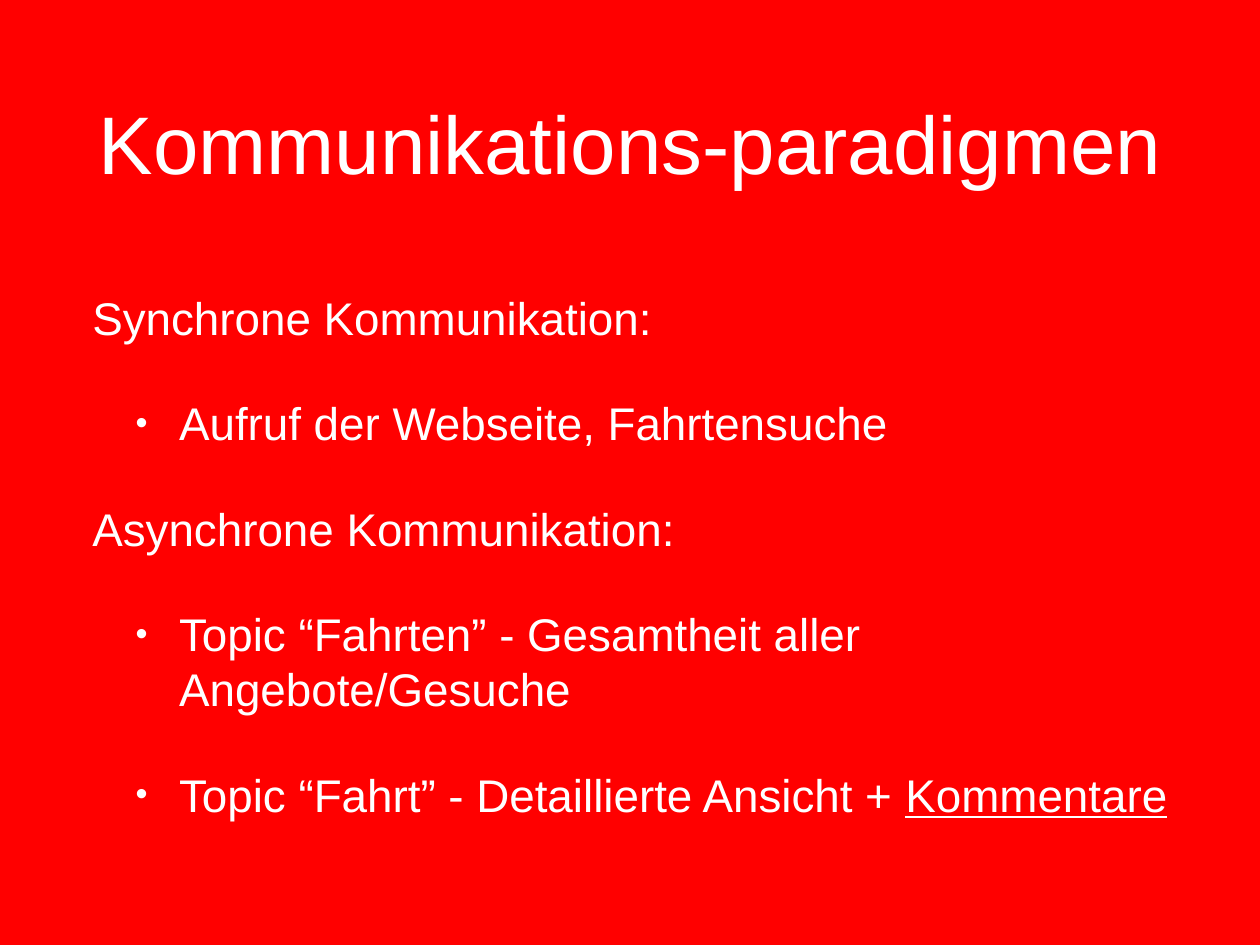
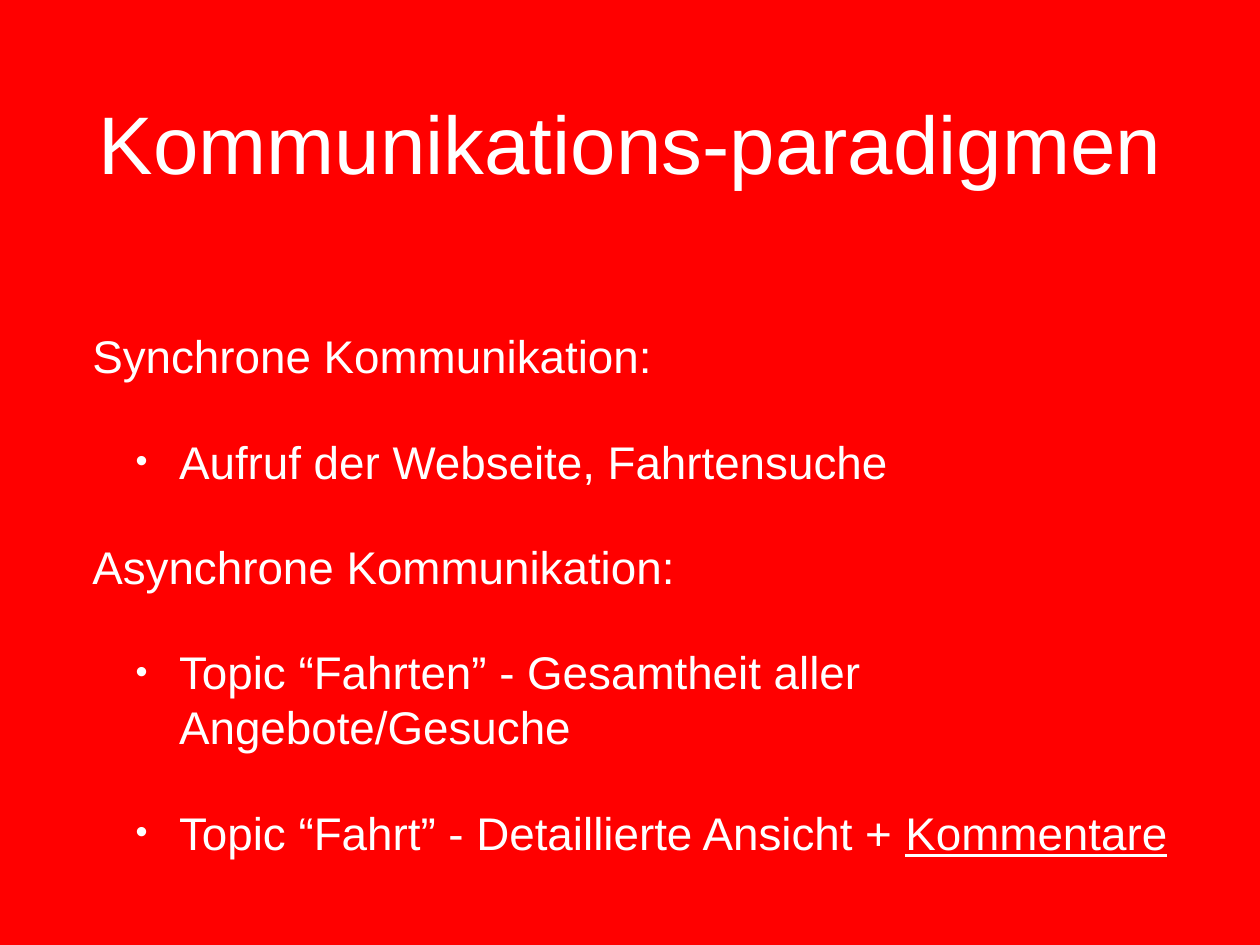
Before and after one commit to kanonenfutter/wba2_team32, a slide deck: slide 4 of Grobkonzept_ppfolien.pptx. Drawn at 1260x945 pixels with LibreOffice and Linux fonts; fonts in the diff are those of the drawing; background and template pictures are left out. Boxes give left, top, right and bottom in pixels: in the first picture for what was removed or moved away, otherwise in the second. Text is boxed around its words. In the diff, an @@ line names an element or a change of style, - is before the commit and + after.

```diff
--- a/Grobkonzept_ppfolien.pptx
+++ b/Grobkonzept_ppfolien.pptx
@@ text "Synchrone Kommunikation:": place and size @@
-text "Synchrone Kommunikation:" at (92,302,1167,821)
+text "Synchrone Kommunikation:" at (92,340,1167,859)
```
Also in this commit, not shown: 3 other slides changed, 1 other file.
